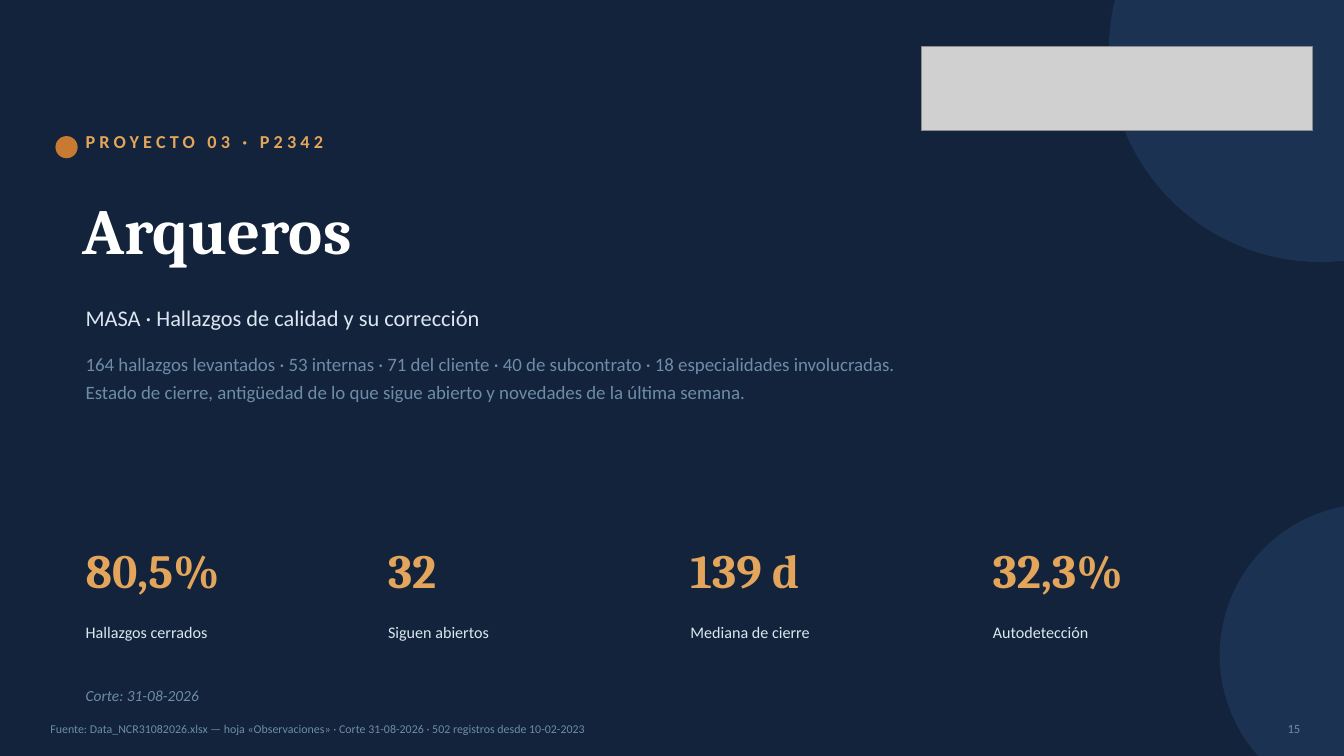
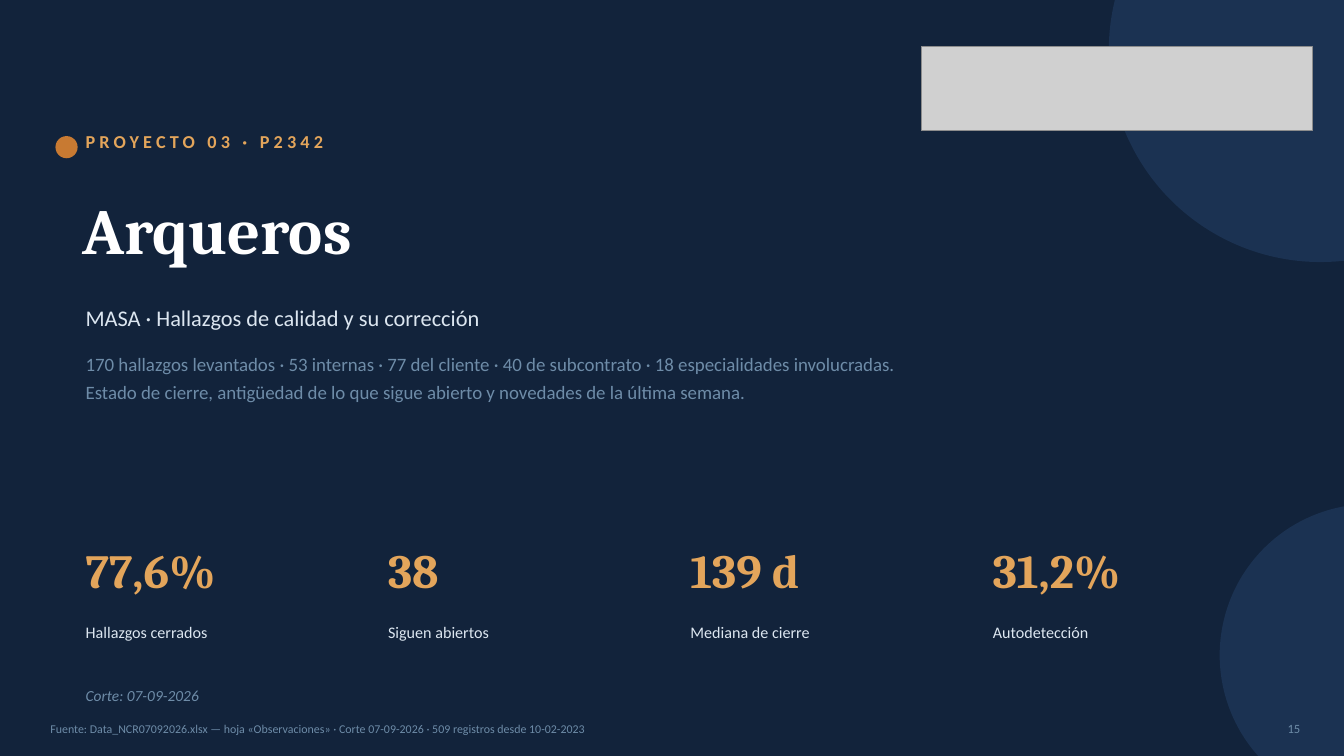
Before and after one commit to tdkvalex/Dashboard-HSEQ, a slide deck: slide 15 of modulo_nc/Panel_No_Conformidades.pptx. Drawn at 1344x756 pixels with LibreOffice and Linux fonts; fonts in the diff are those of the drawing; grey boxes stand for pictures. Boxes give left, top, right and bottom in pixels: in the first picture for what was removed or moved away, otherwise in the second. Text is boxed around its words. In the diff, an @@ line names an element or a change of style, - is before the commit and + after.

```diff
--- a/modulo_nc/Panel_No_Conformidades.pptx
+++ b/modulo_nc/Panel_No_Conformidades.pptx
@@ text at bbox=[86, 358, 894, 374]: text changed @@
-164 hallazgos levantados · 53 internas · 71 del cliente · 40 de subcontrato · 18 especialidades involucradas.
+170 hallazgos levantados · 53 internas · 77 del cliente · 40 de subcontrato · 18 especialidades involucradas.
@@ text at bbox=[86, 555, 216, 595]: text changed @@
-80,5%
+77,6%
@@ text at bbox=[388, 555, 439, 589]: text changed @@
-32
+38
@@ text at bbox=[993, 555, 1120, 595]: text changed @@
-32,3%
+31,2%
@@ text at bbox=[86, 690, 199, 701]: text changed @@
-Corte: 31-08-2026
+Corte: 07-09-2026
@@ text at bbox=[50, 725, 585, 735]: text changed @@
-Fuente: Data_NCR31082026.xlsx — hoja «Observaciones» · Corte 31-08-2026 · 502 registros desde 10-02-2023
+Fuente: Data_NCR07092026.xlsx — hoja «Observaciones» · Corte 07-09-2026 · 509 registros desde 10-02-2023
```
Also in this commit, not shown: 16 other slides changed, 3 other files.
